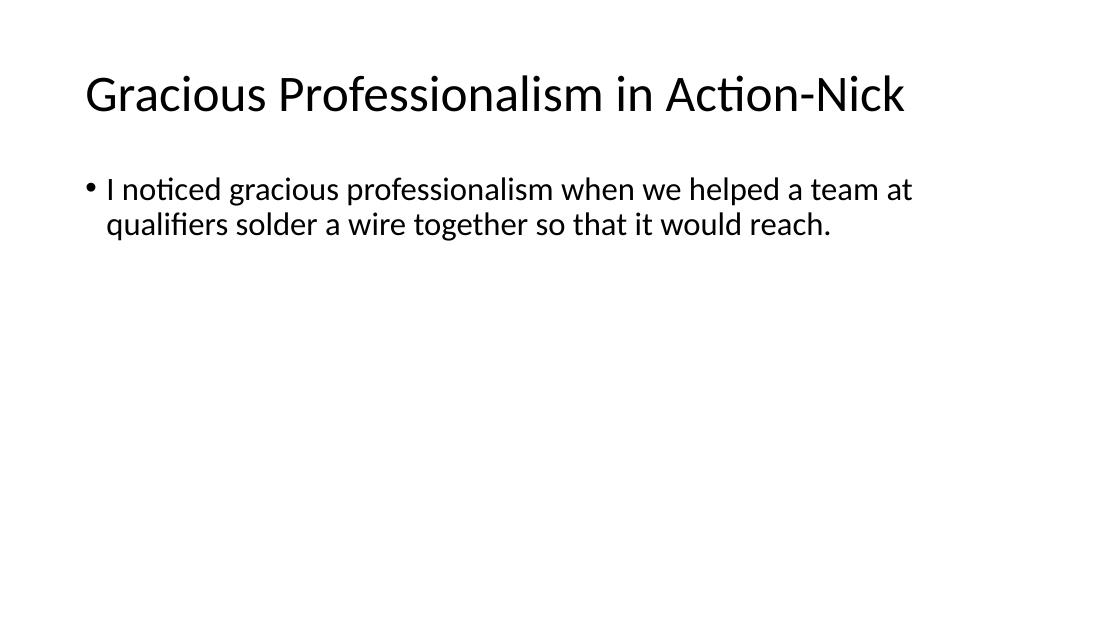
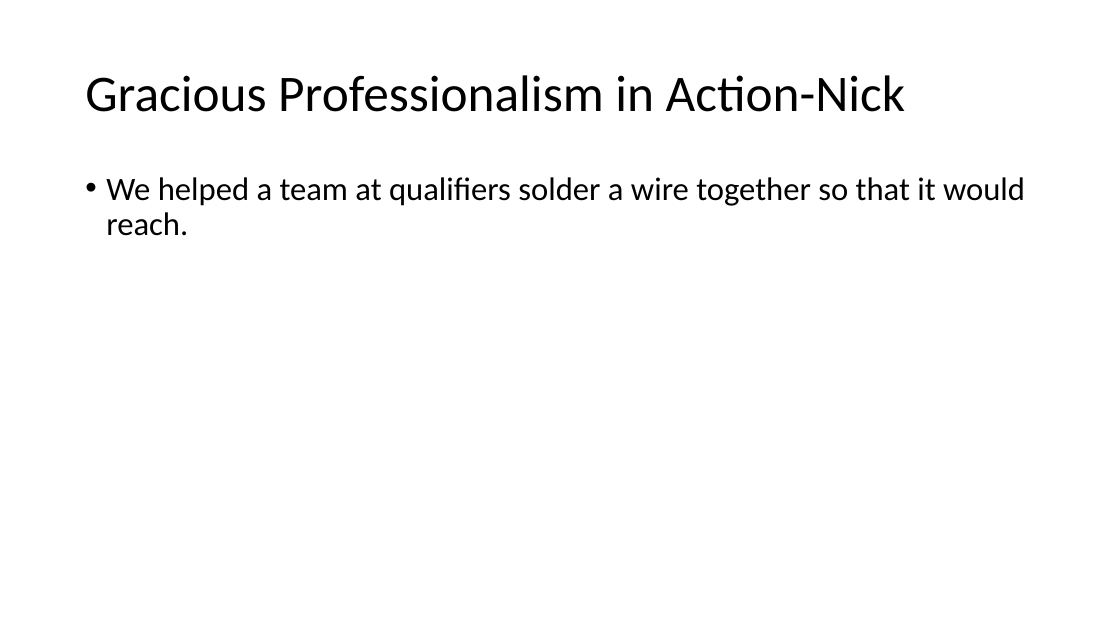
Before and after one commit to FTC7347/2015-Documentation, a slide deck: slide 37 of SeasonRecap.pptx. Drawn at 1120x630 pixels with LibreOffice and Linux fonts; fonts in the diff are those of the drawing. Boxes give left, top, right and bottom in pixels: in the first picture for what was removed or moved away, otherwise in the second. Text is boxed around its words. In the diff, an @@ line names an element or a change of style, - is before the commit and + after.

```diff
--- a/SeasonRecap.pptx
+++ b/SeasonRecap.pptx
@@ text at (x1=106, y1=177, x2=1025, y2=236): text changed @@
-• I noticed gracious professionalism when we helped a team at qualifiers solder a wire together so that it would reach.
+• We helped a team at qualifiers solder a wire together so that it would reach.
```
Also in this commit, not shown: 7 other slides changed.
